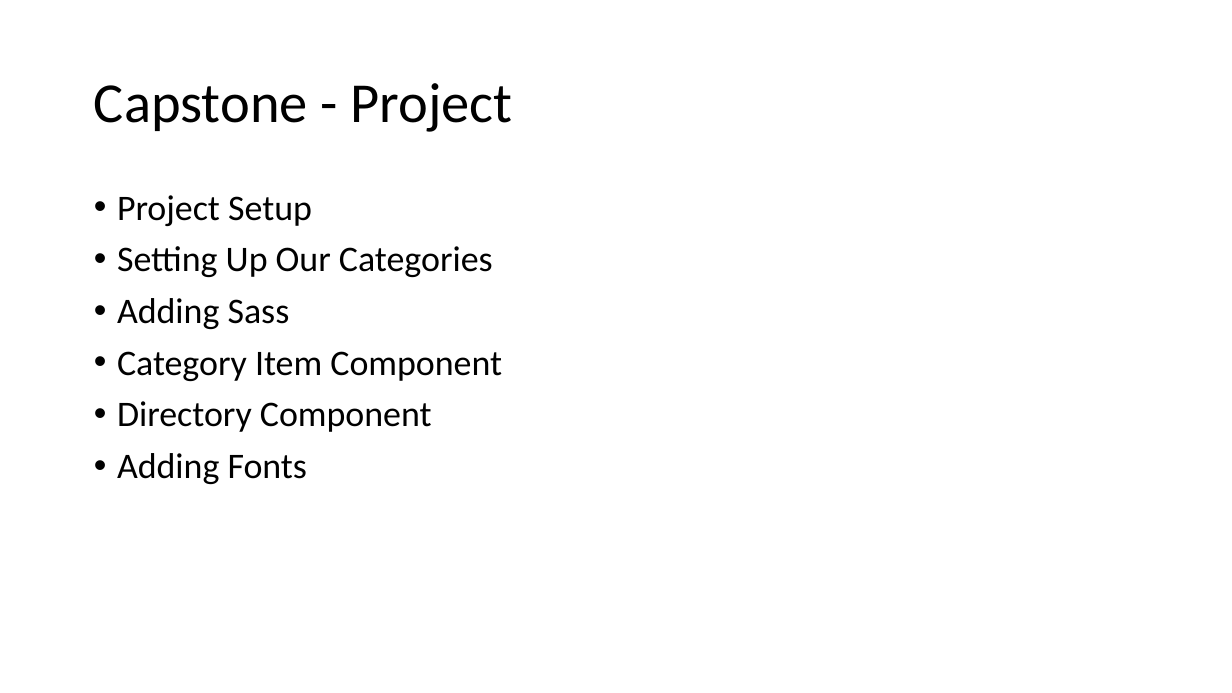
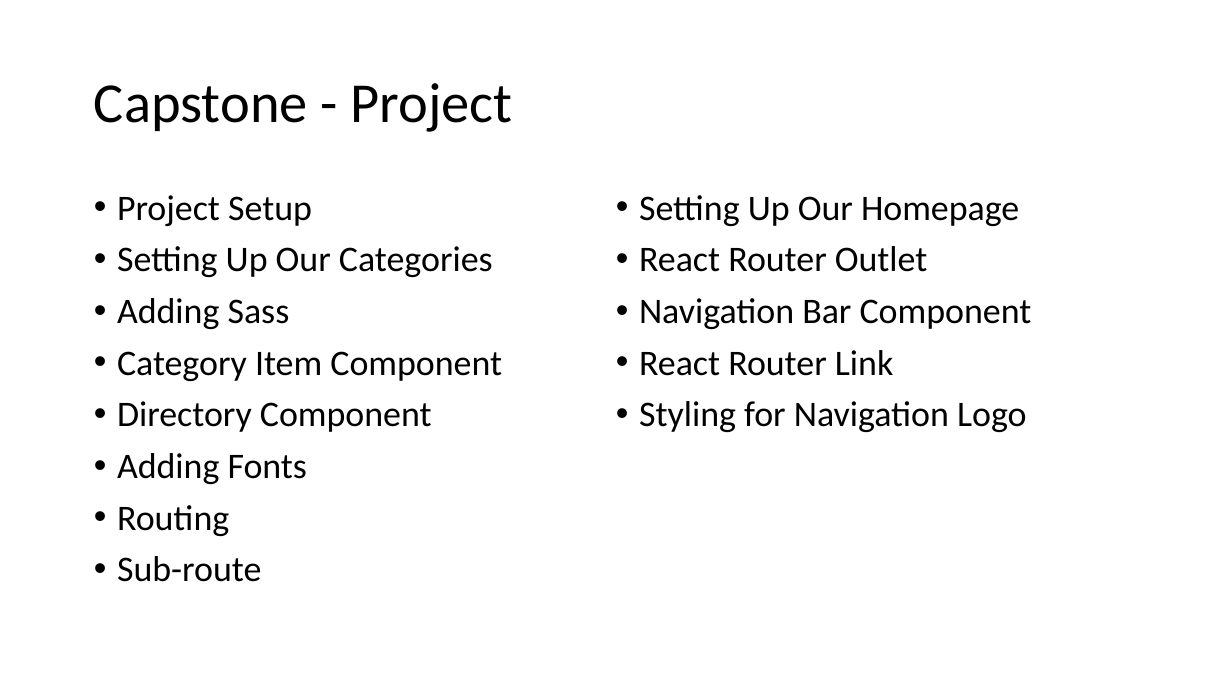
Before and after one commit to PiyushChaturvedii/Batch04, a slide deck: slide 5 of ReactJSNew/Reactjs.pptx. Drawn at 1232x693 pixels with LibreOffice and Linux fonts; fonts in the diff are those of the drawing. Boxes give left, top, right and bottom in pixels: in the first picture for what was removed or moved away, otherwise in the second. Text is boxed around its words. In the diff, an @@ line names an element or a change of style, - is before the commit and + after.

Commit message:
routing

```diff
--- a/ReactJSNew/Reactjs.pptx
+++ b/ReactJSNew/Reactjs.pptx
@@ text "Project Setup" at box(117, 195, 1032, 582): columns 1 to 2 @@
@@ text at box(117, 195, 1032, 582): paragraphs added @@
+• Routing
+• Sub-route
+• Setting Up Our Homepage
+• React Router Outlet
+• Navigation Bar Component
+• React Router Link
+• Styling for Navigation Logo
```
Also in this commit, not shown: 49 other files.
